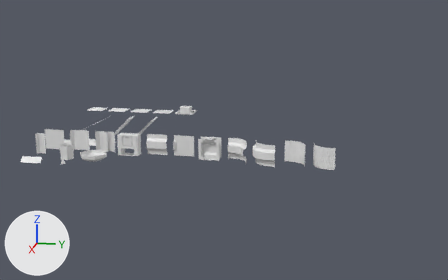
Before and after pictures for a commit that changed the FBX model ribeye/Assets/Models/RibeyeModularEnvironment.fbx.
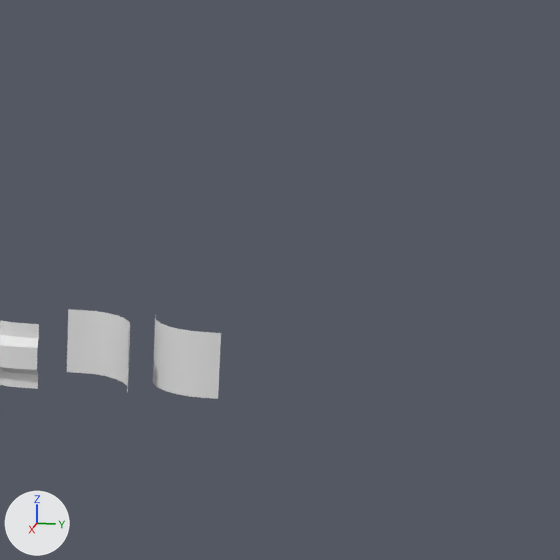
There are two pictures of each version: one whole from a 50 mm camera at (89.9, 44.1, 23.6) aimed at (1.2, 26.4, 1.4), one close up on the part from 59% to 100% of the width and 14% to 80% of the height. The lights are fixed; the arrows at lower left show +X, +Y and +Z. Where no turn or scale is listed for an object, it has been applied to the vertices.

Names of what the first close-up shows: 'Wall_1.002', 'Wall_1.003', 'Wall_1.004'.
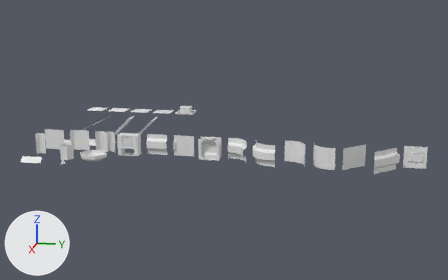
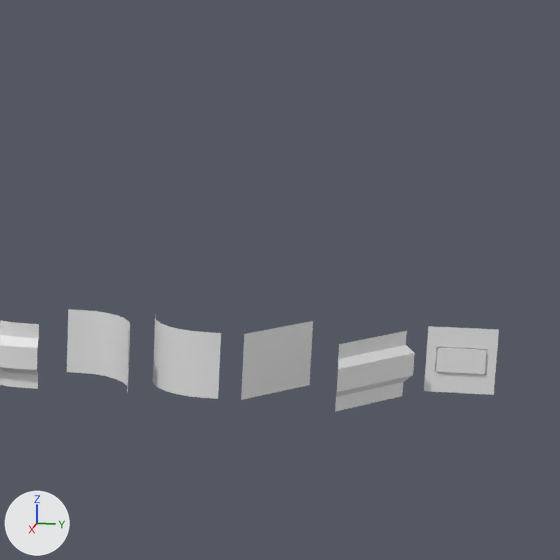
Changed parts and their boxes (x1, y1, x2, y2) in the close-ups (560 x 560 px):
'Wall_5.low.001', added
    after: (335, 331, 415, 412)
'Wall_WINDOW1.low', added
    after: (424, 326, 499, 395)
'Wall_1.low.001', added
    after: (241, 321, 313, 400)

The change, as a diff of the scene's bpy script:
```diff
--- a/ribeye/Assets/Models/RibeyeModularEnvironment.fbx.py
+++ b/ribeye/Assets/Models/RibeyeModularEnvironment.fbx.py
@@ me_plane_028 @@
+me_plane_028.from_pydata([(0.0, 0.0, 0.0), (0.0, 0.0, 3.0), (-3.0, 3.0, 0.0), (-3.0, 3.0, 3.0), (0.0, 0.0, 0.65), (0.0, 0.0, 2.35), (-3.0, 3.0, 2.35), (-3.0, 3.0, 0.65), (-3.0, 3.4, 2.01), (-3.0, 3.4, 0.99), (0.4, 0.0, 0.99), (0.4, 0.0, 2.01)], [], [(5, 1, 3, 6), (0, 4, 7, 2), (11, 8, 9, 10), (6, 8, 11, 5), (10, 9, 7, 4)])
@@ me_plane_016 @@
+me_plane_016.from_pydata([(0.0, 0.0, 0.0), (0.0, 0.0, 3.0), (-3.0, 3.0, 0.0), (-3.0, 3.0, 3.0)], [], [(0, 1, 3, 2)])
@@ me_plane_027 @@
+me_plane_027.from_pydata(...)  # 84 vertices, 61 faces; spans x -0.06..0.1, y 0.0..3.0, z 0.0..3.0
@@ ob_wall_5_low_001 @@
+ob_wall_5_low_001 = bpy.data.objects.new('Wall_5.low.001', me_plane_028)
+ob_wall_5_low_001.location = (10.0, 48.0, 0.0)
@@ ob_wall_1_low_001 @@
+ob_wall_1_low_001 = bpy.data.objects.new('Wall_1.low.001', me_plane_016)
+ob_wall_1_low_001.location = (9.0, 44.0, 0.0)
@@ ob_wall_window1_low @@
+ob_wall_window1_low = bpy.data.objects.new('Wall_WINDOW1.low', me_plane_027)
+ob_wall_window1_low.location = (6.0, 52.0, 0.0)
```
